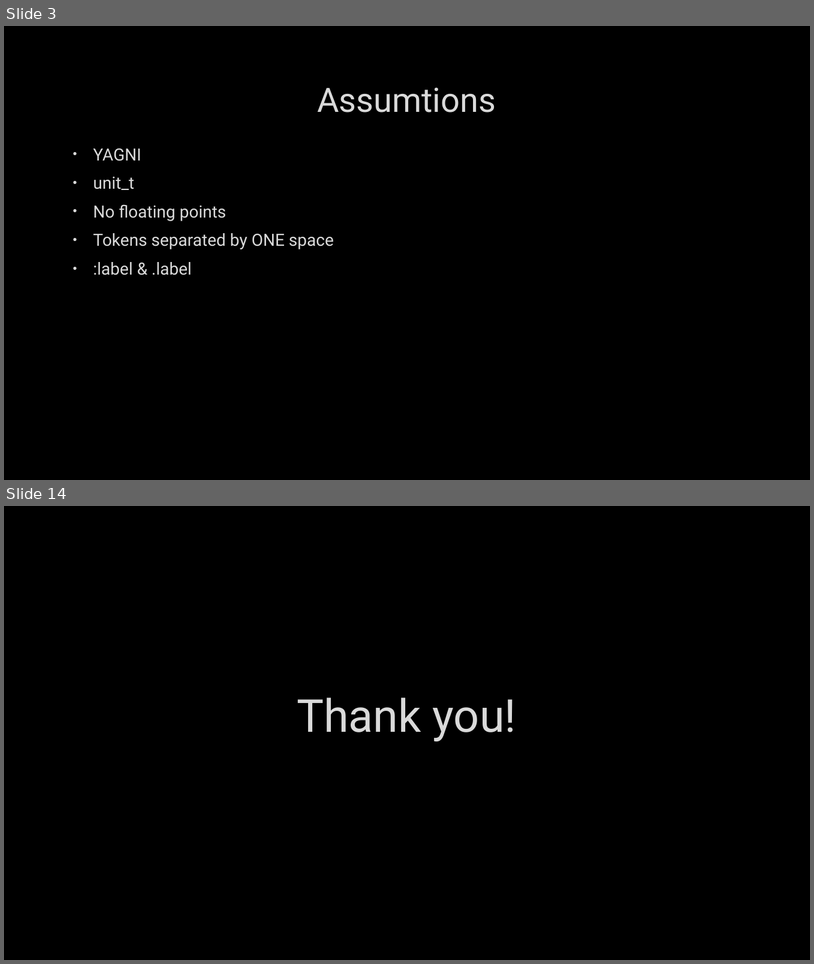
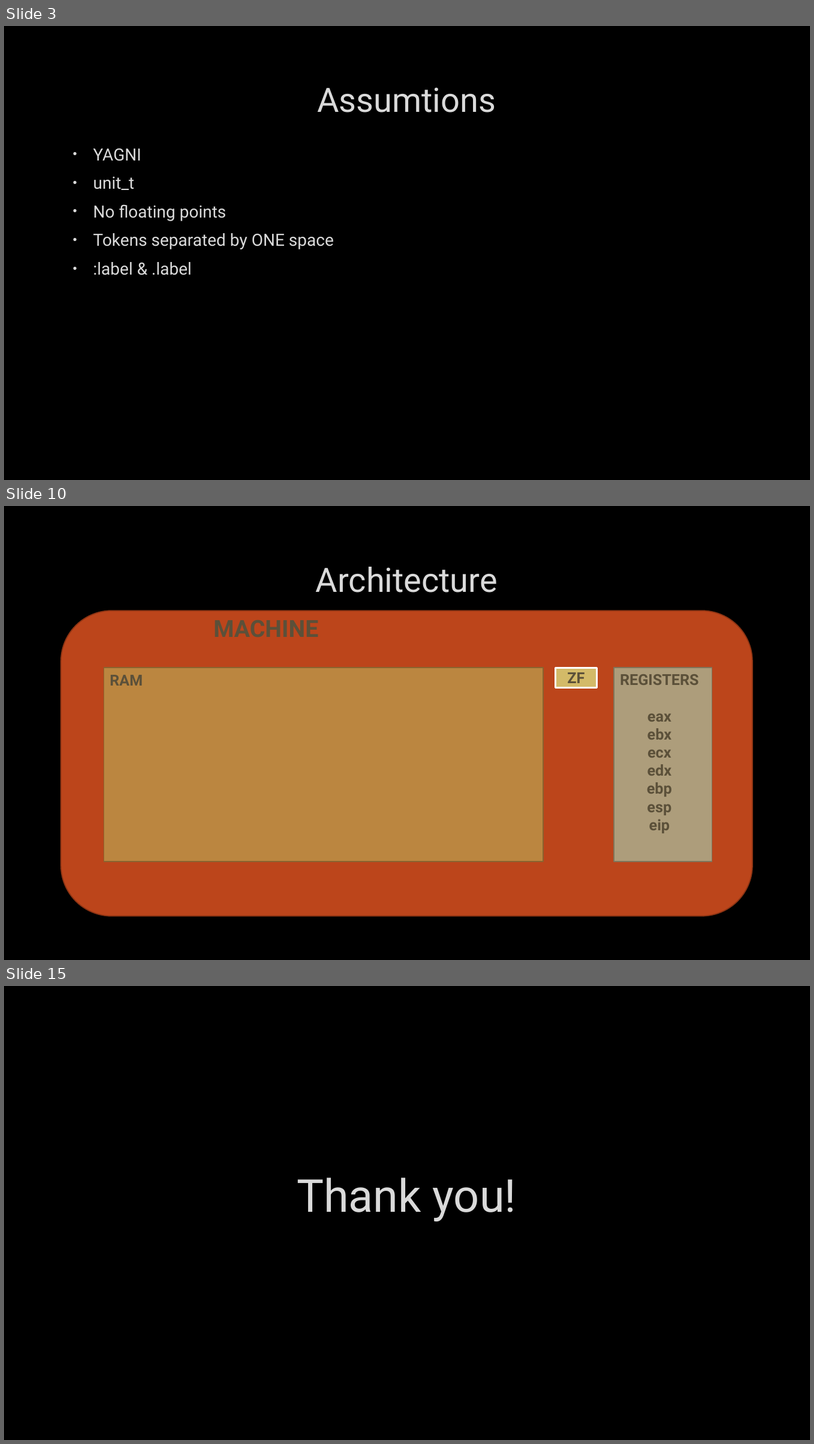
Before and after one commit to stryku/workshops, a slide deck: ctai-compile_time_assembly_interpreter.pptx. Shown one above the other, each under a label of ours: slides 3 and 14 before the commit, slides 3, 10 and 15 after it; the slides between them are not shown. The pictures are 814x964 and 814x1444 pixels, drawn with LibreOffice and Linux fonts; fonts in the diff are those of the drawing; background and template pictures are left out. Boxes give left, top, right and bottom in pixels: in the first picture for what was removed or moved away, otherwise in the second. Text is boxed around its words. In the diff, an @@ line names an element or a change of style, - is before the commit and + after.

```diff
--- a/ctai-compile_time_assembly_interpreter.pptx
+++ b/ctai-compile_time_assembly_interpreter.pptx
@@ slide 10 added at (4, 506, 810, 960), background picture (left out) @@
@@ title added at (316, 567, 498, 592), 40 pt, text #DADADA @@
+Architecture
@@ rounded rectangle added at (61, 610, 753, 916), fill #BC451B, outline #8B3314 1.25 pt @@
@@ text added at (208, 610, 343, 645), 28 pt, text #5B5039, bold @@
+MACHINE
@@ rectangle added at (104, 667, 543, 861), fill #BB8640, outline #8A632F 1.25 pt @@
@@ rectangle added at (556, 667, 597, 687), fill #D3BA68, outline #FFFFFF 2 pt, 18 pt, text #5B5039, bold @@
+ZF
@@ rectangle added at (614, 667, 713, 861), fill #AD9D7B, outline #80745B 1.25 pt @@
@@ text added at (110, 675, 143, 685), 18 pt, text #5B5039, bold @@
+RAM
@@ text added at (620, 674, 699, 833), 18 pt, text #5B5039, bold @@
+REGISTERS
+eax
+ebx
+ecx
+edx
+ebp
+esp
+eip
@@ what was slide 14 is now slide 15 @@
```
Also in this commit, not shown: 6 slides changed, 5 other slides added, 5 slides removed, 1 other file.
